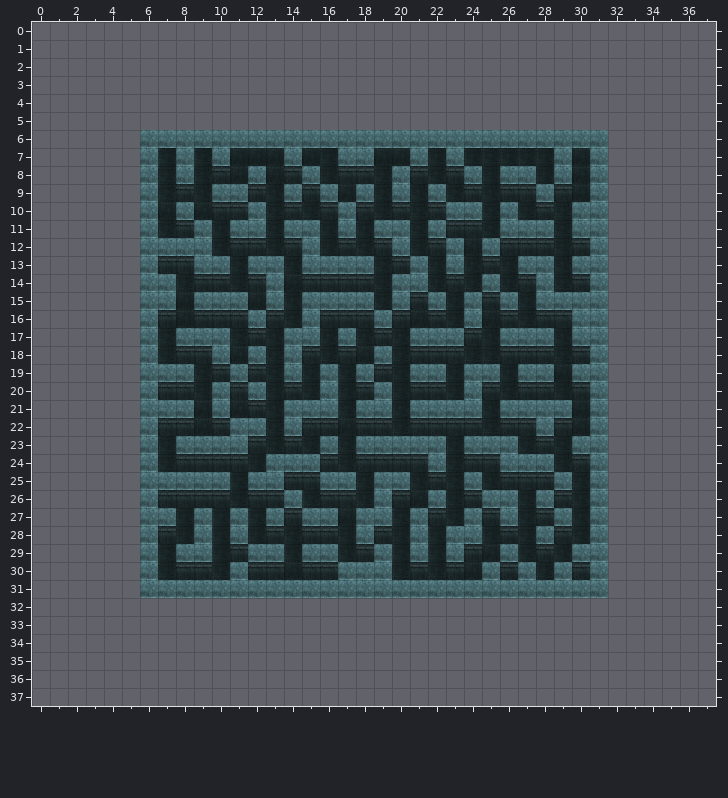
Level history. Tiled map: assets/maps/map_V3.tmx. The picture above was drawn from the file before the commit.
Cells are 64x64 px. Shown: x 0..37, y 0..37. The old version is drawn lined up with the new one.
After:
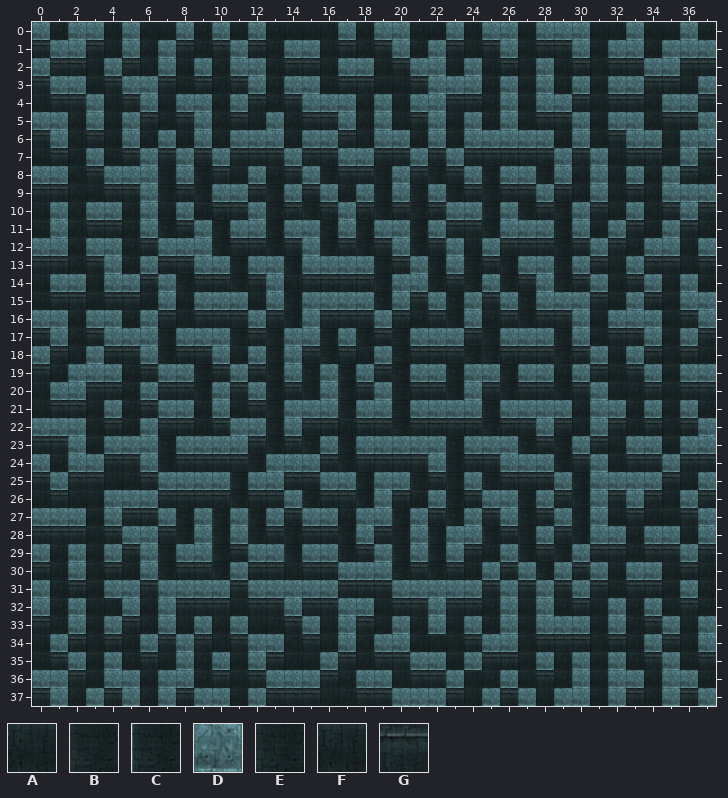
Key: from "couloirs 64px": A 56, B 60, C 82, D 84, E 86, F 160, G 162.
_ is an empty cell, . an unchanged one.
Author's note on the commit: Sewers_bords_ameliores Bords de map indépassables et plus discrets.
What changed:
map size 26x26 -> 38x38 cells (old content now starts at 6,6; both pictures use the new coordinates)
--- layer "Calque de Tile 1"
@@ x 0..37 @@
- 0 ______________________________________
- 1 ______________________________________
- 2 ______________________________________
- 3 ______________________________________
- 4 ______________________________________
- 5 ______________________________________
- 6 ______D.D.D...D..DD..D.D.....D.D______
- 7 ______.C.C.AAA.AB..AA.E.BBBBB.A.______
- 8 ______..........................______
- 9 ______..........................______
-10 ______.........................D______
-11 ______.........................D______
-12 ______D.........................______
-13 ______.........................D______
-14 ______D.........................______
-15 ______D........................D______
-16 ______.........................D______
-17 ______.........................D______
-18 ______..........................______
-19 ______D........................D______
-20 ______..........................______
-21 ______D.........................______
-22 ______..........................______
-23 ______.........................D______
-24 ______..........................______
-25 ______D.........................______
-26 ______..........................______
-27 ______D.........................______
-28 ______..........................______
-29 ______.........................D______
-30 ______..........................______
-31 ______D....D.....DDD.....D.D.D.D______
-32 ______________________________________
-33 ______________________________________
-34 ______________________________________
-35 ______________________________________
-36 ______________________________________
-37 ______________________________________
+ 0 DFDDFDFFDFDFDFFFFDFDDFFDFDDFDDDFFDFFDF
+ 1 GDDGFDFDGFGDGFDDFGFGDFDGFGDFGGDFDDFDDD
+ 2 DGGFDGFDFDFDDFGGFDDFGDDFDFGFDFGFGGDDGG
+ 3 GDDFGDDGFGFGDFDDFGGFFGDDDFDFDFDFDDGGFD
+ 4 FGGDFGDFDDFDGFGDDDFDFDDGGFDFDDGFGGFDDG
+ 5 DDFDFDGFGDFGFDFGGDFDFGDFDFDFGGDFDDFGGD
+ 6 GDFGFDF.F.F...F..GF..F.F.....F.FGDDFDD
+ 7 FGFDFG.G.G.GGG.GG..GG.G.GGGGG.G.FGGFDG
+ 8 DDFGDD..........................FDFDGF
+ 9 GGFFGG..........................FGFDDD
+10 FDFDDF.........................GFDFGDG
+11 FDFGGF.........................FDGFDGF
+12 DDFDDFG.........................GFDDFD
+13 GGFGDF.........................GFDGGFG
+14 FDDFDDG.........................FGDFDF
+15 FGGFGGF........................GFDGFDD
+16 DDFDDF.........................FDDDFGD
+17 GDFGDD.........................FGGDFDG
+18 DGFDGG..........................FDGFGF
+19 GFDDDFG........................GFGDFDD
+20 FDDGGF..........................FFGFGG
+21 FGGFDFG.........................DFDFDF
+22 DDDFGF..........................GFGFGD
+23 GGDFDD.........................GFDDFDD
+24 DFDDGG..........................FGGDGG
+25 GDGGFFG.........................DDDGFD
+26 FGFFDD..........................GDGFDG
+27 DDDFDGG.........................FGFFGD
+28 GGGFGD..........................DFDDFD
+29 DFDFDG.........................GGFGGDG
+30 GFDFGF..........................FDDFGF
+31 DFGFDDG....G.....GGG.....G.G.G.GFGGFDF
+32 DFDFFDFDGGGFGGDGGDDFGGDGGFDFDFGFDFDFGF
+33 GFDFDGFDFDFDFFGDFDGFDFDFDFDFDDDFDFGDFD
+34 FDGFGFDGDGFGDDFGFDFDDFFFGDDFGGGFGFDGFD
+35 FGDFDFGFDFDFDGFFDGFGGDDFDGGFDFDFDFGDFG
+36 DDGFDDFDDFGFGDDDGFDDFGGDFFDFGFDFDDFDDF
+37 GDFDGDFDGDDFDGGGFFGGDDDGFDGDFDDFDGFDGD
Pixel boxes of the changes (left, top, right, bottom) in both pictures:
changed: (32, 22, 716, 706)
